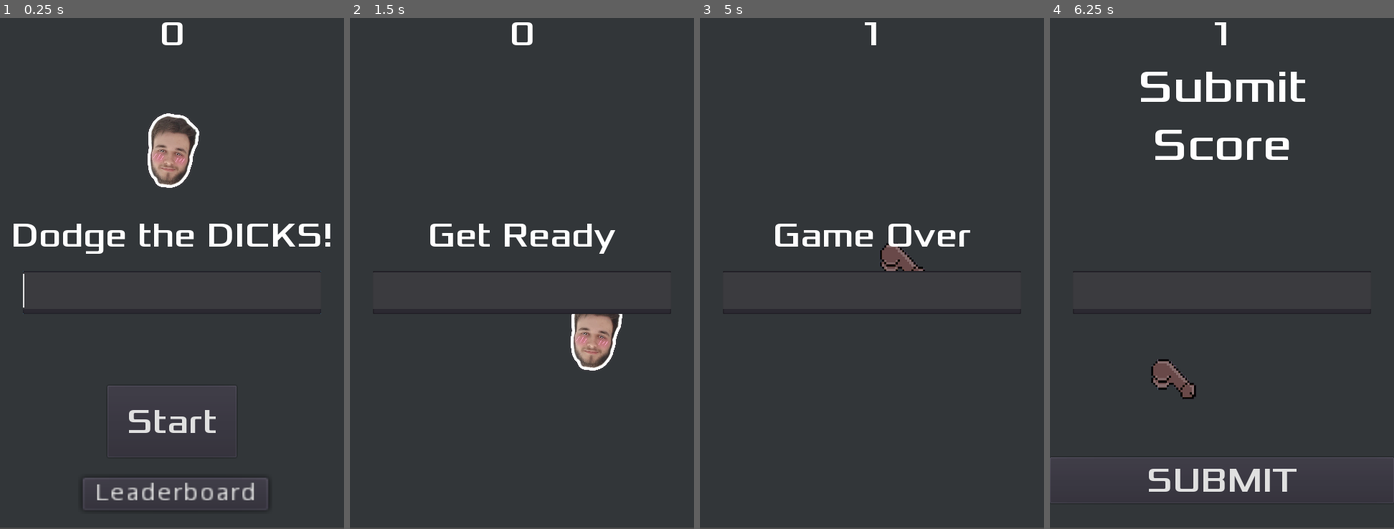
Above: before the commit, frames 1-4 (left to right).
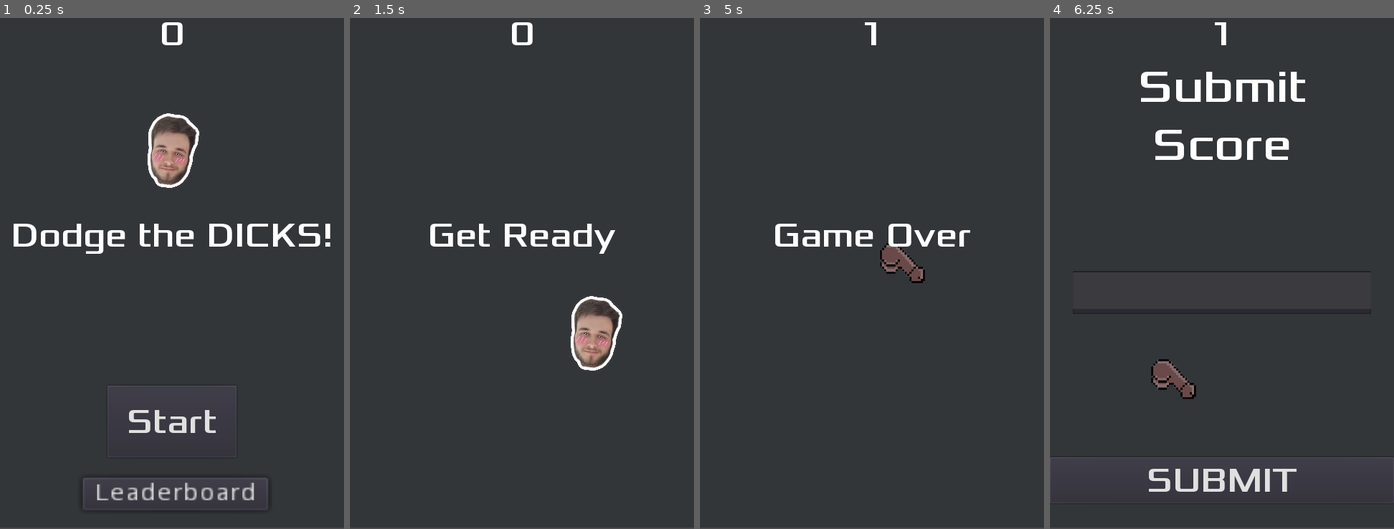
Above: after the commit, the same moments.

Repository: tonto98/DodgeTheD
Game: Godot game, scene res://Main.tscn
The game is run twice, just before and just after one commit, with the same random seed, the same clock (stepped at 60 frames per second) and the same inputs.
Inputs:
- Up to frame 1 (0.25 s): no input
- Up to frame 2 (1.5 s): click "Start" at 0.5 s; tap Enter at 1.25 s; hold D (move_right) from 1.28 s (still down); tap Space (start_game) at 1.35 s
- Up to frame 3 (5 s): release D (move_right) at 2.03 s; hold S (move_down) 2.03-2.78 s; tap Space (start_game) every 0.75 s from 2.1 to 4.35 s; hold D (move_right) 2.78-3.53 s; hold W (move_up) 3.53-4.28 s; hold A (move_left) from 4.28 s (still down)
- Up to frame 4 (6.25 s): tap Space (start_game) at 5.1, 5.85 s; release A (move_left) at 5.78 s; hold S (move_down) from 5.78 s (still down)

The runs differ from the first frame. In frame 1, less than 0.1% of the frame differs, in the area x 6-94%, y 49-58%; in frame 2, 0.2%; in frame 3, 0.1%; in frame 4, nothing differs.
Error in both runs: Unable to iterate on object of type 'Nil'. (res://Leaderboard.gd:15)

Commit message:
leaderboard input name now persists + submits on enter

Diff:
--- a/HUD.gd
+++ b/HUD.gd
@@ -46,6 +46,7 @@
 
 func _on_SubmitButton_pressed():
 	if $NameInput.text != "":
+		persist_player_name($NameInput.text)
 		var parent = get_tree().get_root().get_node("Main")
 		print(parent.score)
 		print("Sending " + $NameInput.text + " ")
@@ -57,7 +58,14 @@
 		_make_post_request("https://us-central1-kviz-a185e.cloudfunctions.net/postHighscore", data, true)
 	proceed_to_main()
 
+func persist_player_name(content):
+	var file = File.new()
+	file.open("user://player_name.dat", File.WRITE)
+	file.store_string(content)
+	file.close()
+
 func proceed_to_main():
+	print("proceed to main")
 	$Title.hide()
 	$NameInput.hide()
 	$SubmitButton.hide()
--- a/HUD.tscn
+++ b/HUD.tscn
@@ -103,6 +103,7 @@
 }
 
 [node name="NameInput" type="TextEdit" parent="."]
+visible = false
 anchor_top = 0.5
 anchor_right = 1.0
 anchor_bottom = 0.5
--- a/NameInput.gd
+++ b/NameInput.gd
@@ -1,4 +1,5 @@
 extends TextEdit
+signal inpu_enter
 
 export(int) var LIMIT = 15
 var current_text = ''
@@ -7,10 +8,22 @@
 
 # Called when the node enters the scene tree for the first time.
 func _ready():
+	var name = load_player_name()
+	text = name
 	grab_focus()
 
+func load_player_name():
+	var file = File.new()
+	file.open("user://player_name.dat", File.READ)
+	var content = file.get_as_text()
+	print("content " + content)
+	file.close()
+	return content
 
 func _on_NameInput_text_changed():
+	if("\n" in text):
+		text = text.replace("\n", "")
+		get_parent()._on_SubmitButton_pressed()
 	var new_text : String = text
 	if new_text.length() > LIMIT:
 		text = current_text
